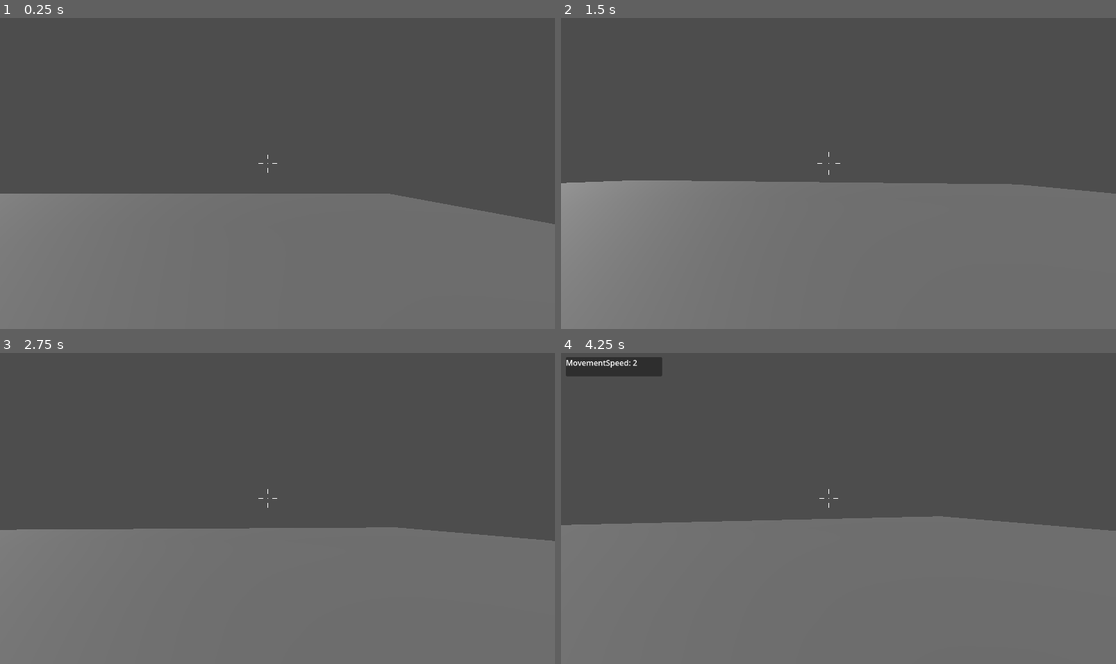
Above: before the commit, frames 1-4 (two rows, left to right).
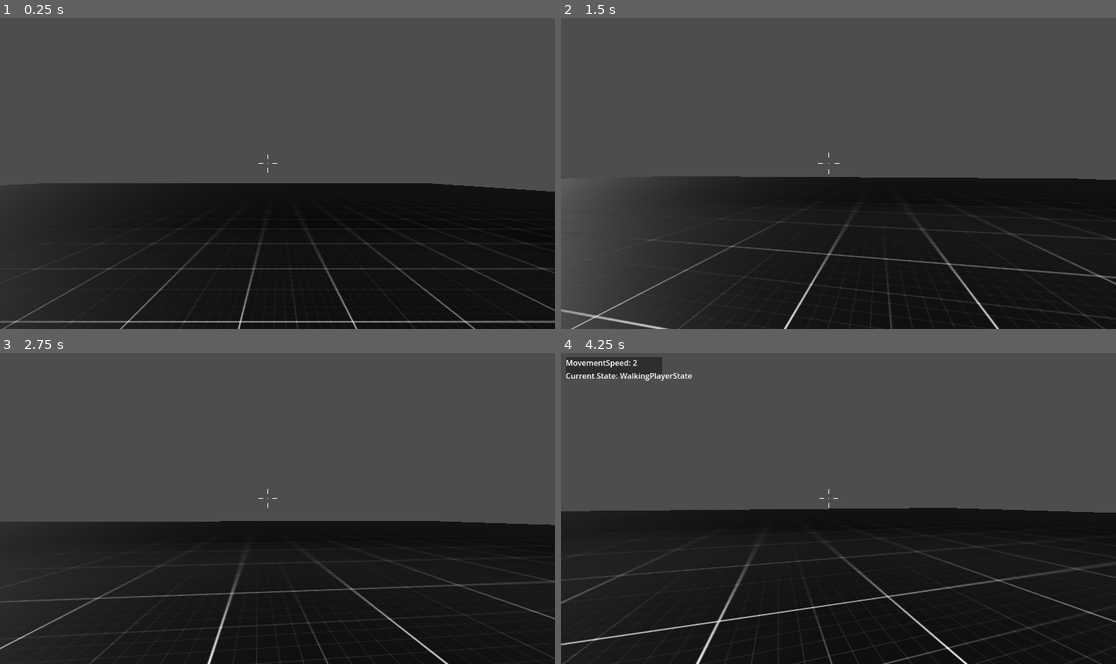
Above: after the commit, the same moments.

Repository: jetsup/FPS
Game: Godot game, scene res://environments/World.tscn
Same seed, same stepped clock (60 frames per second), same inputs: the game is played once before the commit and once after it.
Inputs (mouse positions are in pixels of both pictures, inside the frame that each line leads up to):
- Up to frame 1 (0.25 s): no input
- Up to frame 2 (1.5 s): move the mouse to (866, 170) at 0.52 s; hold Ctrl (crouch) 0.53-1.28 s; hold W (move_forward) from 0.53 s (still down); tap Space (jump) at 0.77 s; move the mouse to (810, 173) at 1.27 s; tap Ctrl (crouch) at 1.35 s
- Up to frame 3 (2.75 s): keep holding W (move_forward); tap Space (jump) at 1.52 s; move the mouse to (288, 502) at 2.02 s; hold Ctrl (crouch) from 2.03 s (still down)
- Up to frame 4 (4.25 s): keep holding W (move_forward); move the mouse to (832, 511) at 2.77 s; release Ctrl (crouch) at 2.78 s; tap Ctrl (crouch) at 2.85 s; tap Space (jump) at 3.02, 3.77 s; move the mouse to (877, 511) at 3.52 s; hold Ctrl (crouch) from 3.53 s (still down); tap ` (debug) at 4.15 s

The runs differ from the first frame. In frame 1, 46% of the frame differs, in the area x 0-100%, y 53-100%; in frame 2, 48%; in frame 3, 46%; in frame 4, 49%, in the area x 0-100%, y 6-100%.

Commit message:
State machine Walking and Idle

Diff:
--- a/Characters/Player.tscn
+++ b/characters/Player.tscn
@@ -1,10 +1,13 @@
-[gd_scene load_steps=12 format=3 uid="uid://bmnaokfjs2ekn"]
+[gd_scene load_steps=16 format=3 uid="uid://bmnaokfjs2ekn"]
 
 [ext_resource type="Script" path="res://controllers/scripts/Player.gd" id="1_l1ddj"]
 [ext_resource type="Material" uid="uid://b4gwd5h7ixvct" path="res://materials/player.tres" id="2_aufqb"]
 [ext_resource type="Script" path="res://controllers/scripts/Reticle.gd" id="3_s4r84"]
 [ext_resource type="Theme" uid="uid://b4a3tffbkmxov" path="res://themes/debug.tres" id="4_hfd56"]
 [ext_resource type="Script" path="res://controllers/scripts/Debug.gd" id="4_sqpuq"]
+[ext_resource type="Script" path="res://controllers/scripts/states/StateMachine.gd" id="6_nju3o"]
+[ext_resource type="Script" path="res://controllers/scripts/states/IdlePlayerState.gd" id="7_5tyxo"]
+[ext_resource type="Script" path="res://controllers/scripts/states/WalkingPlayerState.gd" id="8_7531m"]
 
 [sub_resource type="CapsuleShape3D" id="CapsuleShape3D_jwwho"]
 
@@ -88,11 +91,83 @@
 "update": 0,
 "values": [Vector3(0, 0.7, 0)]
 }
+tracks/3/type = "bezier"
+tracks/3/imported = false
+tracks/3/enabled = true
+tracks/3/path = NodePath("CameraController:position:x")
+tracks/3/interp = 1
+tracks/3/loop_wrap = true
+tracks/3/keys = {
+"handle_modes": PackedInt32Array(0),
+"points": PackedFloat32Array(0, -0.25, 0, 0.25, 0),
+"times": PackedFloat32Array(0)
+}
+tracks/4/type = "bezier"
+tracks/4/imported = false
+tracks/4/enabled = true
+tracks/4/path = NodePath("CameraController:position:y")
+tracks/4/interp = 1
+tracks/4/loop_wrap = true
+tracks/4/keys = {
+"handle_modes": PackedInt32Array(0),
+"points": PackedFloat32Array(0.7, -0.25, 0, 0.25, 0),
+"times": PackedFloat32Array(0)
+}
+tracks/5/type = "bezier"
+tracks/5/imported = false
+tracks/5/enabled = true
+tracks/5/path = NodePath("CameraController:position:z")
+tracks/5/interp = 1
+tracks/5/loop_wrap = true
+tracks/5/keys = {
+"handle_modes": PackedInt32Array(0),
+"points": PackedFloat32Array(0, -0.25, 0, 0.25, 0),
+"times": PackedFloat32Array(0)
+}
+
+[sub_resource type="Animation" id="Animation_m0gmi"]
+resource_name = "Walking"
+length = 2.0
+loop_mode = 1
+tracks/0/type = "bezier"
+tracks/0/imported = false
+tracks/0/enabled = true
+tracks/0/path = NodePath("CameraController:position:x")
+tracks/0/interp = 1
+tracks/0/loop_wrap = true
+tracks/0/keys = {
+"handle_modes": PackedInt32Array(0, 0, 0, 0, 0),
+"points": PackedFloat32Array(0.0149095, -0.25, 0, 0.25, 0, 0, -0.25, 0, 0.25, 0, -0.015111, -0.25, 0, 0.25, 0, 0, -0.25, 0, 0.25, 0, 0.0153235, -0.25, 0, 0.25, 0),
+"times": PackedFloat32Array(0, 0.5, 1, 1.5, 2)
+}
+tracks/1/type = "bezier"
+tracks/1/imported = false
+tracks/1/enabled = true
+tracks/1/path = NodePath("CameraController:position:y")
+tracks/1/interp = 1
+tracks/1/loop_wrap = true
+tracks/1/keys = {
+"handle_modes": PackedInt32Array(0, 0, 0, 0, 0),
+"points": PackedFloat32Array(0.7, -0.25, 0, 0.2, 0.0337883, 0.751085, -0.25, 0, 0.25, 0, 0.7, -0.2, 0.0306434, 0.2, 0.0282847, 0.751085, -0.25, 0, 0.25, 0, 0.7, -0.2, 0.0251399, 0.25, 0),
+"times": PackedFloat32Array(0, 0.5, 1, 1.5, 2)
+}
+tracks/2/type = "bezier"
+tracks/2/imported = false
+tracks/2/enabled = true
+tracks/2/path = NodePath("CameraController:position:z")
+tracks/2/interp = 1
+tracks/2/loop_wrap = true
+tracks/2/keys = {
+"handle_modes": PackedInt32Array(0, 0, 0, 0, 0),
+"points": PackedFloat32Array(0, -0.25, 0, 0.25, 0, 0, -0.25, 0, 0.25, 0, 0, -0.25, 0, 0.25, 0, 0, -0.25, 0, 0.25, 0, 0, -0.25, 0, 0.25, 0),
+"times": PackedFloat32Array(0, 0.5, 1, 1.5, 2)
+}
 
 [sub_resource type="AnimationLibrary" id="AnimationLibrary_7w78k"]
 _data = {
 "Crouch": SubResource("Animation_0pe4x"),
-"RESET": SubResource("Animation_ux6l8")
+"RESET": SubResource("Animation_ux6l8"),
+"Walking": SubResource("Animation_m0gmi")
 }
 
 [sub_resource type="SphereShape3D" id="SphereShape3D_a3wf4"]
@@ -189,4 +264,16 @@
 layout_mode = 2
 theme = ExtResource("4_hfd56")
 
+[node name="PlayerStateMachine" type="Node" parent="." node_paths=PackedStringArray("CURRENT_STATE")]
+script = ExtResource("6_nju3o")
+CURRENT_STATE = NodePath("IdlePlayerState")
+
+[node name="IdlePlayerState" type="Node" parent="PlayerStateMachine" node_paths=PackedStringArray("ANIMATION")]
+script = ExtResource("7_5tyxo")
+ANIMATION = NodePath("../../AnimationPlayer")
+
+[node name="WalkingPlayerState" type="Node" parent="PlayerStateMachine" node_paths=PackedStringArray("ANIMATION")]
+script = ExtResource("8_7531m")
+ANIMATION = NodePath("../../AnimationPlayer")
+
 [connection signal="animation_started" from="AnimationPlayer" to="." method="_on_animation_player_animation_started"]
--- a/controllers/scripts/Global.gd
+++ b/controllers/scripts/Global.gd
@@ -1,3 +1,4 @@
 extends Node
 
 var debug # Reference to DebugPanel for debug property asignment
+var player
--- a/controllers/scripts/Player.gd
+++ b/controllers/scripts/Player.gd
@@ -4,6 +4,8 @@
 @export var SPEED_DEFAULT: float = 5.0
 @export var SPEED_CROUCH: float = 2.0
 @export var JUMP_VELOCITY: float = 5.5
+@export var ACCELERATION: float = 0.1
+@export var DECELERATION: float = 0.25
 @export_range(5, 10, 0.1) var CROUCH_SPEED: float = 7.0;
 @export var TOGGLE_CROUCH: bool = false
 
@@ -69,6 +71,8 @@
 	_tilt_input = 0.0
 
 func _ready():
+	Global.player = self
+
 	Input.mouse_mode = Input.MOUSE_MODE_CAPTURED
 
 	CROUCH_SHAPECAST.add_exception($".")
@@ -93,11 +97,11 @@
 	var input_dir = Input.get_vector("move_left", "move_right", "move_forward", "move_backward")
 	var direction = (transform.basis * Vector3(input_dir.x, 0, input_dir.y)).normalized()
 	if direction:
-		velocity.x = direction.x * _speed
-		velocity.z = direction.z * _speed
+		velocity.x = lerp(velocity.x, direction.x * _speed, ACCELERATION)
+		velocity.z = lerp(velocity.z, direction.z * _speed, DECELERATION)
 	else:
-		velocity.x = move_toward(velocity.x, 0, _speed)
-		velocity.z = move_toward(velocity.z, 0, _speed)
+		velocity.x = move_toward(velocity.x, 0, DECELERATION)
+		velocity.z = move_toward(velocity.z, 0, DECELERATION)
 
 	move_and_slide()
 
--- a/controllers/scripts/Reticle.gd
+++ b/controllers/scripts/Reticle.gd
@@ -13,7 +13,7 @@
 	queue_redraw()
 
 # Called every frame. 'delta' is the elapsed time since the previous frame.
-func _process(delta):
+func _process(_delta):
 	adjust_reticle_lines()
 
 func _draw():
--- /dev/null
+++ b/controllers/scripts/states/IdlePlayerState.gd
@@ -0,0 +1,21 @@
+class_name  IdlePlayerState
+
+extends State
+
+@export var ANIMATION: AnimationPlayer
+
+# Called when the node enters the scene tree for the first time.
+func _ready():
+	pass # Replace with function body.
+
+
+# Called every frame. 'delta' is the elapsed time since the previous frame.
+func _process(_delta):
+	pass
+
+func enter() -> void:
+	ANIMATION.pause()
+
+func update(_delta):
+	if Global.player.velocity.length() > 0.0 and Global.player.is_on_floor():
+		transition.emit("WalkingPlayerState")
--- /dev/null
+++ b/controllers/scripts/states/State.gd
@@ -0,0 +1,17 @@
+class_name State
+
+extends Node
+
+signal transition(new_state_name: StringName)
+
+func enter() -> void:
+	pass
+
+func exit() -> void:
+	pass
+
+func update(_delta: float) -> void:
+	pass
+
+func physics_update(_delta: float) -> void:
+	pass
--- /dev/null
+++ b/controllers/scripts/states/StateMachine.gd
@@ -0,0 +1,36 @@
+class_name StateMachine
+
+extends Node
+
+@export var CURRENT_STATE: State
+var states: Dictionary = {}
+
+# Called when the node enters the scene tree for the first time.
+func _ready():
+	for child in get_children():
+		if child is State:
+			states[child.name] = child
+			child.transition.connect(on_child_transition)
+		else:
+			push_warning("State machine contains an incompattible child node")
+	CURRENT_STATE.enter()
+
+
+# Called every frame. 'delta' is the elapsed time since the previous frame.
+func _process(delta):
+	CURRENT_STATE.update(delta)
+	Global.debug.add_property("Current State", CURRENT_STATE.name, 1)
+
+func _physics_process(delta):
+	CURRENT_STATE.physics_update(delta)
+
+func on_child_transition(new_state_name: StringName) -> void:
+	var new_state = states.get(new_state_name)
+
+	if new_state != null:
+		if new_state != CURRENT_STATE:
+			CURRENT_STATE.exit()
+			new_state.enter()
+			CURRENT_STATE = new_state
+		else:
+			push_warning("State does not exist!")
--- /dev/null
+++ b/controllers/scripts/states/WalkingPlayerState.gd
@@ -0,0 +1,27 @@
+class_name WalkingPlayerState
+
+extends State
+
+@export var ANIMATION: AnimationPlayer
+@export var TOP_ANIMATION_SPEED: float = 2.2
+
+# Called when the node enters the scene tree for the first time.
+func _ready():
+	pass # Replace with function body.
+
+
+# Called every frame. 'delta' is the elapsed time since the previous frame.
+func _process(_delta):
+	pass
+
+func enter() -> void:
+	ANIMATION.play("Walking", -1, 1)
+
+func update(_delta):
+	set_animation_speed(Global.player.velocity.length())
+	if Global.player.velocity.length() == 0.0:
+		transition.emit("IdlePlayerState")
+
+func set_animation_speed(speed):
+	var alpha = remap(speed, 0.0, Global.player.SPEED_DEFAULT, 0.0, 1.0)
+	ANIMATION.speed_scale = lerp(0.0, TOP_ANIMATION_SPEED, alpha)
--- a/environments/World.tscn
+++ b/environments/World.tscn
@@ -1,13 +1,14 @@
 [gd_scene load_steps=7 format=3 uid="uid://cx6e3n65ahrcp"]
 
-[ext_resource type="PackedScene" uid="uid://bmnaokfjs2ekn" path="res://Characters/Player.tscn" id="1_25vt0"]
+[ext_resource type="PackedScene" uid="uid://bmnaokfjs2ekn" path="res://characters/Player.tscn" id="1_25vt0"]
 [ext_resource type="Material" uid="uid://cn1gsy15bkaff" path="res://materials/grid.tres" id="2_41ol2"]
 
 [sub_resource type="BoxShape3D" id="BoxShape3D_ipqbl"]
-size = Vector3(50, 0.2, 50)
+size = Vector3(100, 0.2, 100)
 
 [sub_resource type="BoxMesh" id="BoxMesh_wk323"]
-size = Vector3(50, 0.2, 50)
+material = ExtResource("2_41ol2")
+size = Vector3(100, 0.2, 100)
 
 [sub_resource type="BoxShape3D" id="BoxShape3D_44w2f"]
 size = Vector3(6, 0.2, 5)
--- /dev/null
+++ b/materials/grid_yellow.tres
@@ -0,0 +1,78 @@
+[gd_resource type="ShaderMaterial" load_steps=3 format=3 uid="uid://hn41t6gu52cr"]
+
+[ext_resource type="Texture2D" uid="uid://ivvpsi314b34" path="res://textures/grid.jpg" id="1_7gq44"]
+
+[sub_resource type="Shader" id="Shader_cwof1"]
+code = "// NOTE: Shader automatically converted from Godot Engine 4.1.dev4's StandardMaterial3D.
+
+shader_type spatial;
+render_mode blend_mix,depth_draw_opaque,cull_back,diffuse_burley,specular_schlick_ggx;
+uniform vec4 albedo : source_color;
+uniform sampler2D texture_albedo : source_color,filter_linear_mipmap,repeat_enable;
+uniform float point_size : hint_range(0,128);
+uniform float roughness : hint_range(0,1);
+uniform sampler2D texture_metallic : hint_default_white,filter_linear_mipmap,repeat_enable;
+uniform vec4 metallic_texture_channel;
+uniform sampler2D texture_roughness : hint_roughness_r,filter_linear_mipmap,repeat_enable;
+uniform float specular;
+uniform float metallic;
+varying vec3 uv1_triplanar_pos;
+uniform float uv1_blend_sharpness;
+varying vec3 uv1_power_normal;
+uniform vec3 uv1_scale;
+uniform vec3 uv1_offset;
+uniform vec3 uv2_scale;
+uniform vec3 uv2_offset;
+
+
+void vertex() {
+	TANGENT = vec3(0.0,0.0,-1.0) * abs(NORMAL.x);
+	TANGENT+= vec3(1.0,0.0,0.0) * abs(NORMAL.y);
+	TANGENT+= vec3(1.0,0.0,0.0) * abs(NORMAL.z);
+	TANGENT = normalize(TANGENT);
+	BINORMAL = vec3(0.0,1.0,0.0) * abs(NORMAL.x);
+	BINORMAL+= vec3(0.0,0.0,-1.0) * abs(NORMAL.y);
+	BINORMAL+= vec3(0.0,1.0,0.0) * abs(NORMAL.z);
+	BINORMAL = normalize(BINORMAL);
+	uv1_power_normal=pow(abs(NORMAL),vec3(uv1_blend_sharpness));
+	uv1_triplanar_pos = VERTEX * uv1_scale + uv1_offset;
+	uv1_power_normal/=dot(uv1_power_normal,vec3(1.0));
+	uv1_triplanar_pos *= vec3(1.0,-1.0, 1.0);
+}
+
+vec4 triplanar_texture(sampler2D p_sampler,vec3 p_weights,vec3 p_triplanar_pos) {
+	vec4 samp=vec4(0.0);
+	samp+= texture(p_sampler,p_triplanar_pos.xy) * p_weights.z;
+	samp+= texture(p_sampler,p_triplanar_pos.xz) * p_weights.y;
+	samp+= texture(p_sampler,p_triplanar_pos.zy * vec2(-1.0,1.0)) * p_weights.x;
+	return samp;
+}
+
+void fragment() {
+	vec4 albedo_tex = triplanar_texture(texture_albedo,uv1_power_normal,uv1_triplanar_pos);
+	ALBEDO = (albedo.rgb * albedo_tex.r) + albedo_tex.g + albedo_tex.b;
+	float metallic_tex = dot(triplanar_texture(texture_metallic,uv1_power_normal,uv1_triplanar_pos),metallic_texture_channel);
+	METALLIC = metallic_tex * metallic;
+	vec4 roughness_texture_channel = vec4(1.0,0.0,0.0,0.0);
+	float roughness_tex = dot(triplanar_texture(texture_roughness,uv1_power_normal,uv1_triplanar_pos),roughness_texture_channel);
+	ROUGHNESS = (1.0 - albedo_tex.g) * roughness;
+	SPECULAR = specular;
+}
+"
+
+[resource]
+render_priority = 0
+shader = SubResource("Shader_cwof1")
+shader_parameter/albedo = Color(0.7, 0.7, 0, 1)
+shader_parameter/point_size = 1.0
+shader_parameter/roughness = 0.5
+shader_parameter/metallic_texture_channel = null
+shader_parameter/specular = 0.5
+shader_parameter/metallic = 0.0
+shader_parameter/uv1_blend_sharpness = 1.0
+shader_parameter/uv1_scale = Vector3(0.5, 0.5, 0.5)
+shader_parameter/uv1_offset = Vector3(0, 0, 0)
+shader_parameter/uv2_scale = Vector3(1, 1, 1)
+shader_parameter/uv2_offset = Vector3(0, 0, 0)
+shader_parameter/texture_albedo = ExtResource("1_7gq44")
+shader_parameter/texture_roughness = ExtResource("1_7gq44")
